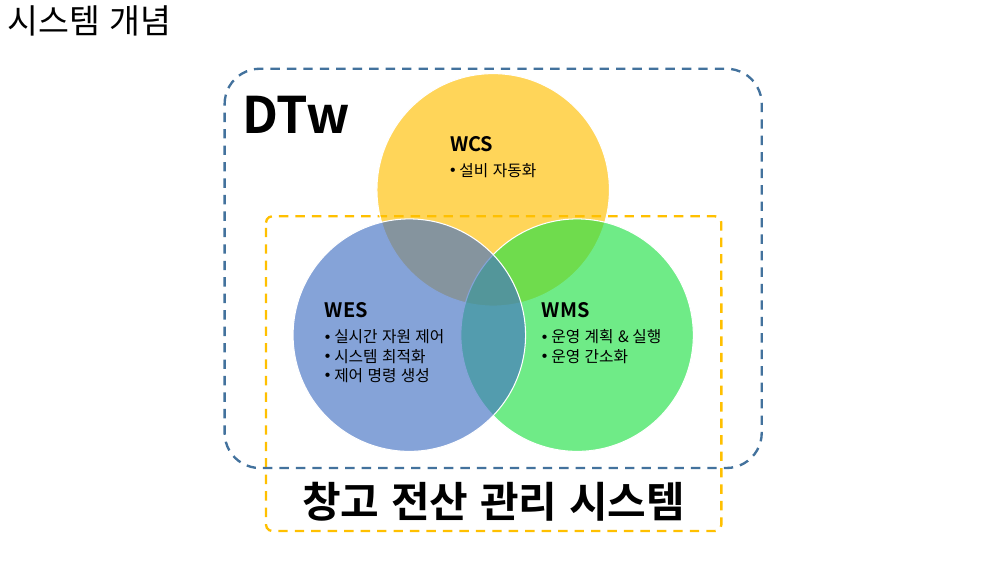
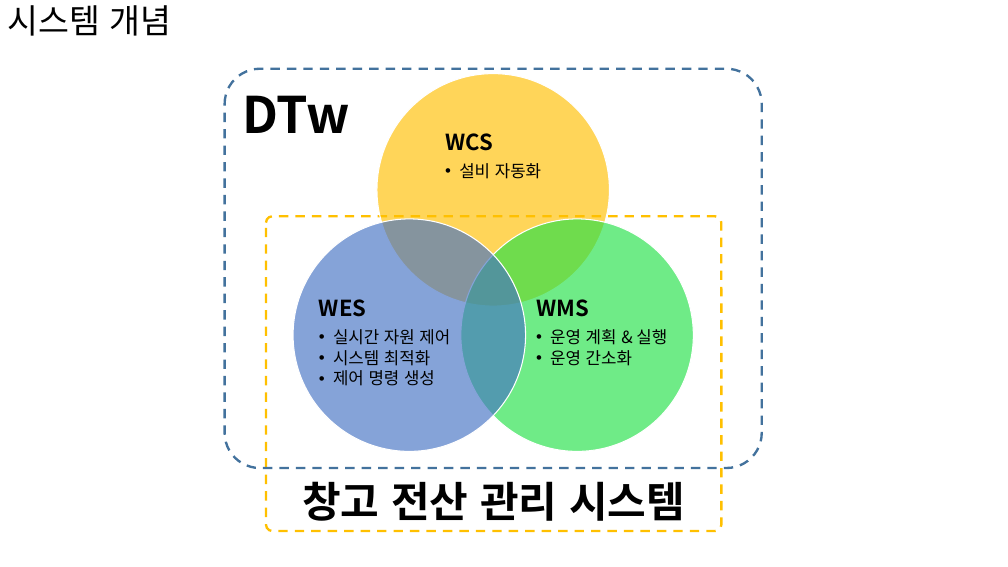
Before and after one commit to SpRobotTeam/DT_Gantry_Robot_WareHouse, a slide deck: slide 1 of doc/시스템 개념.pptx. Drawn at 1008x567 pixels with LibreOffice and Linux fonts; fonts in the diff are those of the drawing. Boxes give left, top, right and bottom in pixels: in the first picture for what was removed or moved away, otherwise in the second. Text is boxed around its words. In the diff, an @@ line names an element or a change of style, - is before the commit and + after.

```diff
--- a/doc/시스템 개념.pptx
+++ b/doc/시스템 개념.pptx
@@ text "WCS" at (445, 133, 541, 179): size 19 to 21 pt in "WCS"; size 15 to 16 pt in "설비 자동화"; indent changed @@
@@ text "WES" at (319, 299, 450, 386): size 19 to 21 pt in "WES"; size 15 to 16 pt in "실시간 자원 제어", "시스템 최적화", "제어 명령 생성"; indent changed @@
@@ text "WMS" at (536, 294, 667, 366): size 19 to 21 pt in "WMS"; size 15 to 16 pt in "운영 계획 & 실행", "운영 간소화"; indent changed @@
```
Also in this commit, not shown: 4 other slides changed, 4 slides added, 1 slide removed, 6 other files.
